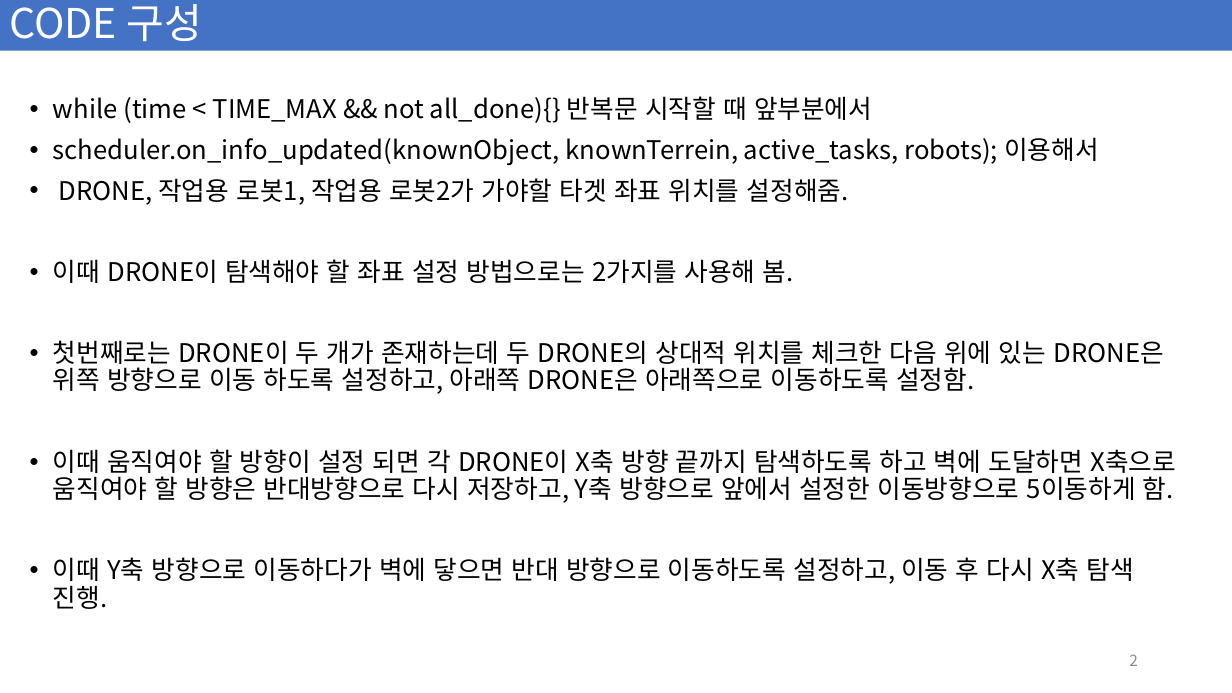
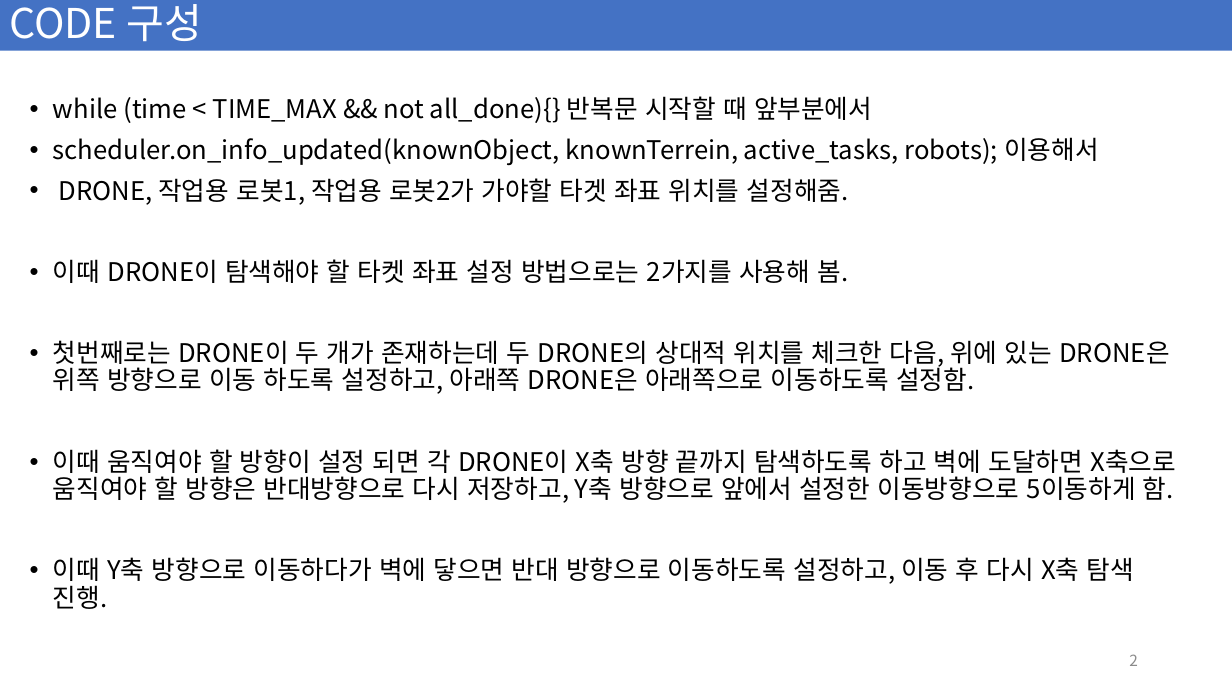
Before and after one commit to vhch/MRTA, a slide deck: slide 2 of MRTA-main/고급 알고리즘_발표.pptx. Drawn at 1232x693 pixels with LibreOffice and Linux fonts; fonts in the diff are those of the drawing. Boxes give left, top, right and bottom in pixels: in the first picture for what was removed or moved away, otherwise in the second. Text is boxed around its words. In the diff, an @@ line names an element or a change of style, - is before the commit and + after.

```diff
--- a/MRTA-main/고급 알고리즘_발표.pptx
+++ b/MRTA-main/고급 알고리즘_발표.pptx
@@ text at (53,259,1169,394): text changed @@
-• 이때 DRONE이 탐색해야 할 좌표 설정 방법으로는 2가지를 사용해 봄.
-• 첫번째로는 DRONE이 두 개가 존재하는데 두 DRONE의 상대적 위치를 체크한 다음 위에 있는 DRONE은 위쪽 방향으로 이동 하도록 설정하고, 아래쪽 DRONE은 아래쪽으로 이동하도록 설정함.
+• 이때 DRONE이 탐색해야 할 타켓 좌표 설정 방법으로는 2가지를 사용해 봄.
+• 첫번째로는 DRONE이 두 개가 존재하는데 두 DRONE의 상대적 위치를 체크한 다음, 위에 있는 DRONE은 위쪽 방향으로 이동 하도록 설정하고, 아래쪽 DRONE은 아래쪽으로 이동하도록 설정함.
```
Also in this commit, not shown: 5 other slides changed.
